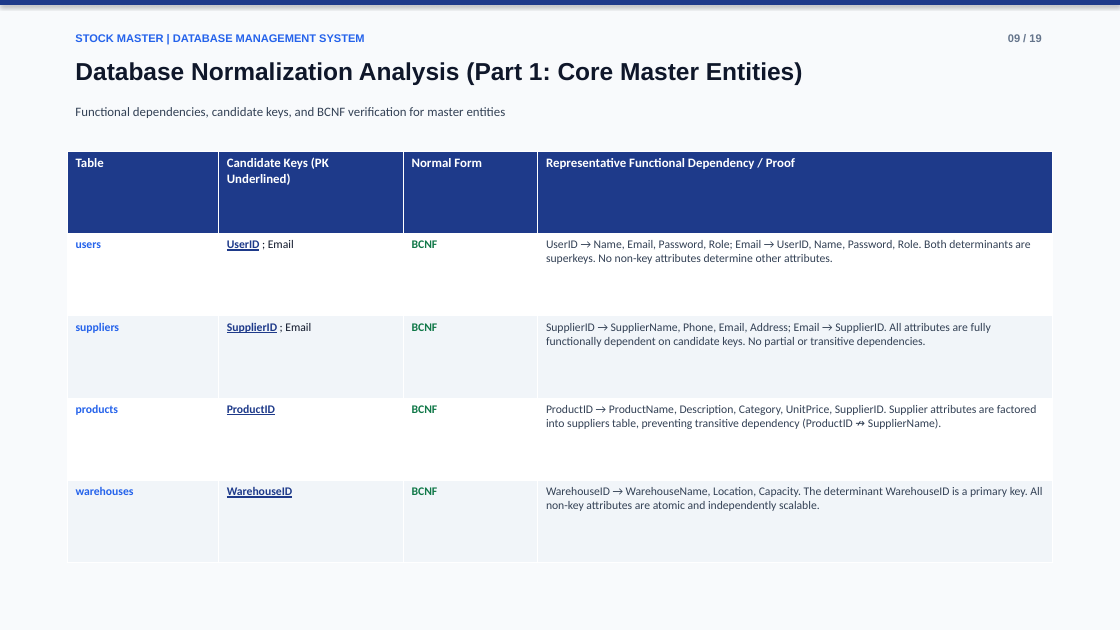
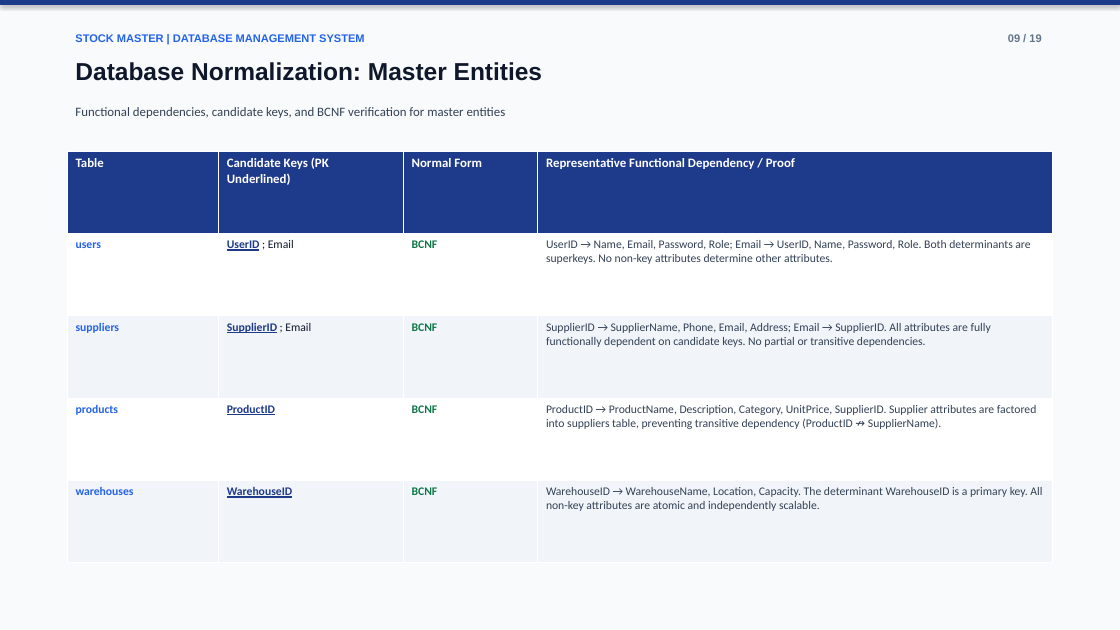
Before and after one commit to puneethkalinga/StockMaster-DBMS, a slide deck: slide 10 of StockMaster_Final_Review_Presentation.pptx. Drawn at 1120x630 pixels with LibreOffice and Linux fonts; fonts in the diff are those of the drawing. Boxes give left, top, right and bottom in pixels: in the first picture for what was removed or moved away, otherwise in the second. Text is boxed around its words. In the diff, an @@ line names an element or a change of style, - is before the commit and + after.

Commit message:
Refine normalization slide headings, text box layout wrapping, and report diagrams

```diff
--- a/StockMaster_Final_Review_Presentation.pptx
+++ b/StockMaster_Final_Review_Presentation.pptx
@@ text at (75, 62, 542, 81): text changed @@
-Database Normalization Analysis (Part 1: Core Master Entities)
+Database Normalization: Master Entities
```
Also in this commit, not shown: 2 other slides changed, 2 other files.
